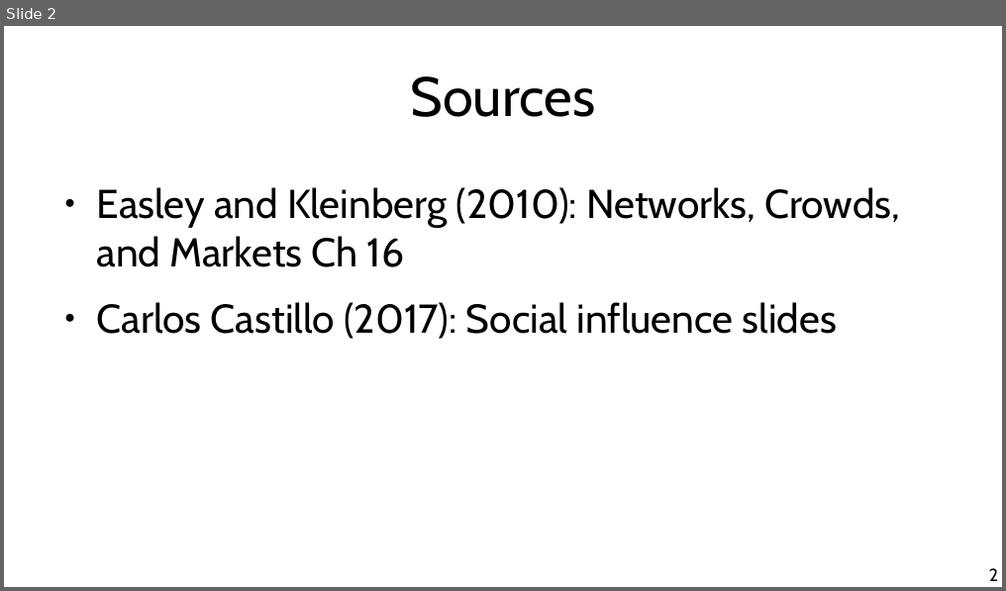
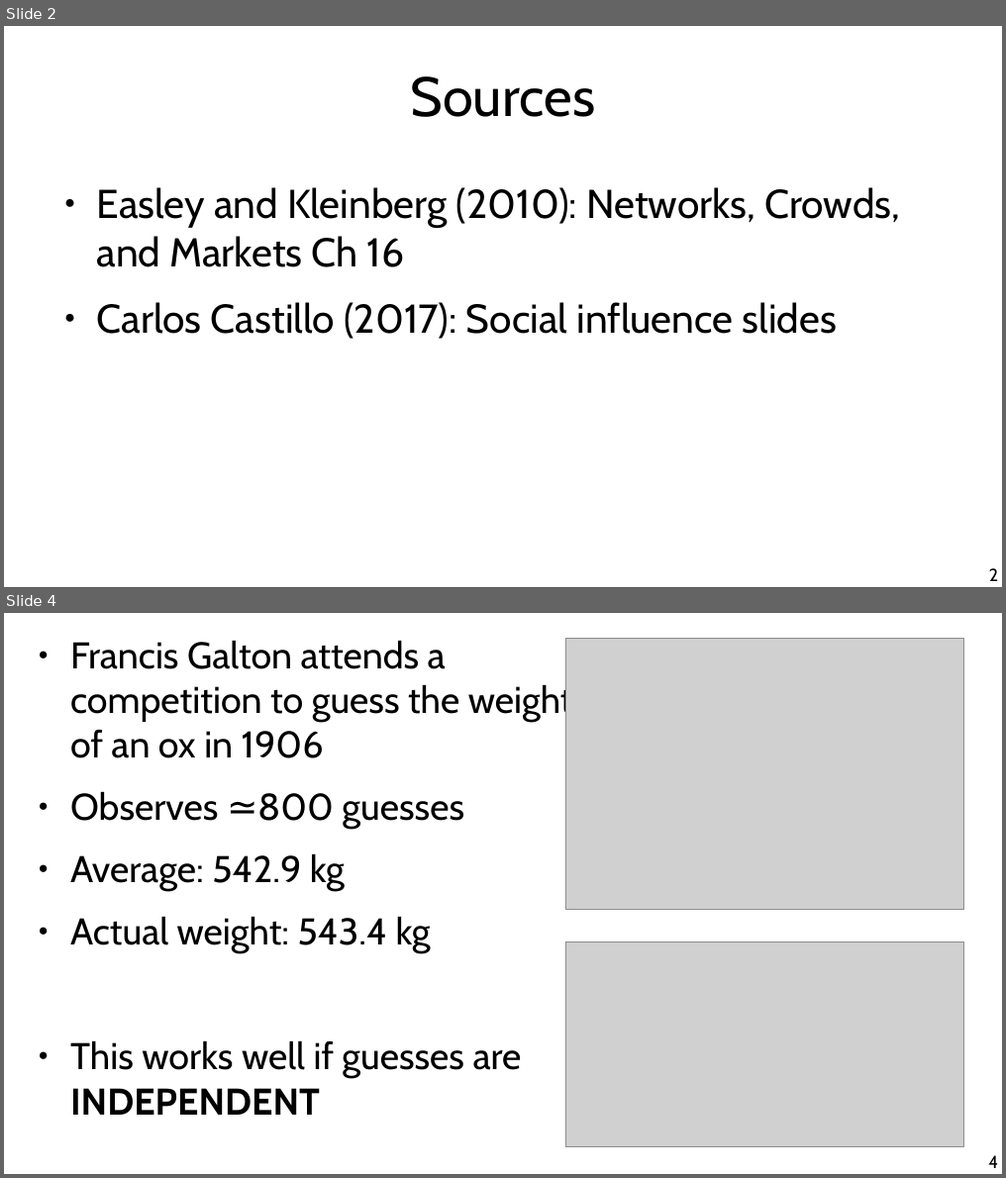
Before and after one commit to chatox/networks-science-course, a slide deck: theory/tt17_information_cascades.odp. Shown one above the other, each under a label of ours: slide 2 before the commit, slides 2 and 4 after it; the slides between them are not shown. The pictures are 1006x591 and 1006x1178 pixels, drawn with LibreOffice and Linux fonts; fonts in the diff are those of the drawing; grey boxes stand for pictures. Boxes give left, top, right and bottom in pixels: in the first picture for what was removed or moved away, otherwise in the second. Text is boxed around its words. In the diff, an @@ line names an element or a change of style, - is before the commit and + after.

```diff
--- a/theory/tt17_information_cascades.odp
+++ b/theory/tt17_information_cascades.odp
@@ slide 4 added at (4,613,1002,1174), background #FFFFFF @@
@@ text added at (70,640,573,1115), 29.6 pt, text #000000 @@
+● Francis Galton attends a competition to guess the weight of an ox in 1906
+● Observes ≃800 guesses
+● Average: 542.9 kg
+● Actual weight: 543.4 kg
+● This works well if guesses are INDEPENDENT
@@ picture added at (565,639,964,909) @@
@@ picture added at (565,943,964,1148) @@
@@ page number added at (988,1156,998,1168), 14 pt, text #000000 @@
+4
```
Also in this commit, not shown: 4 slides changed, 9 other slides added, 1 slide removed, 2 other files.
